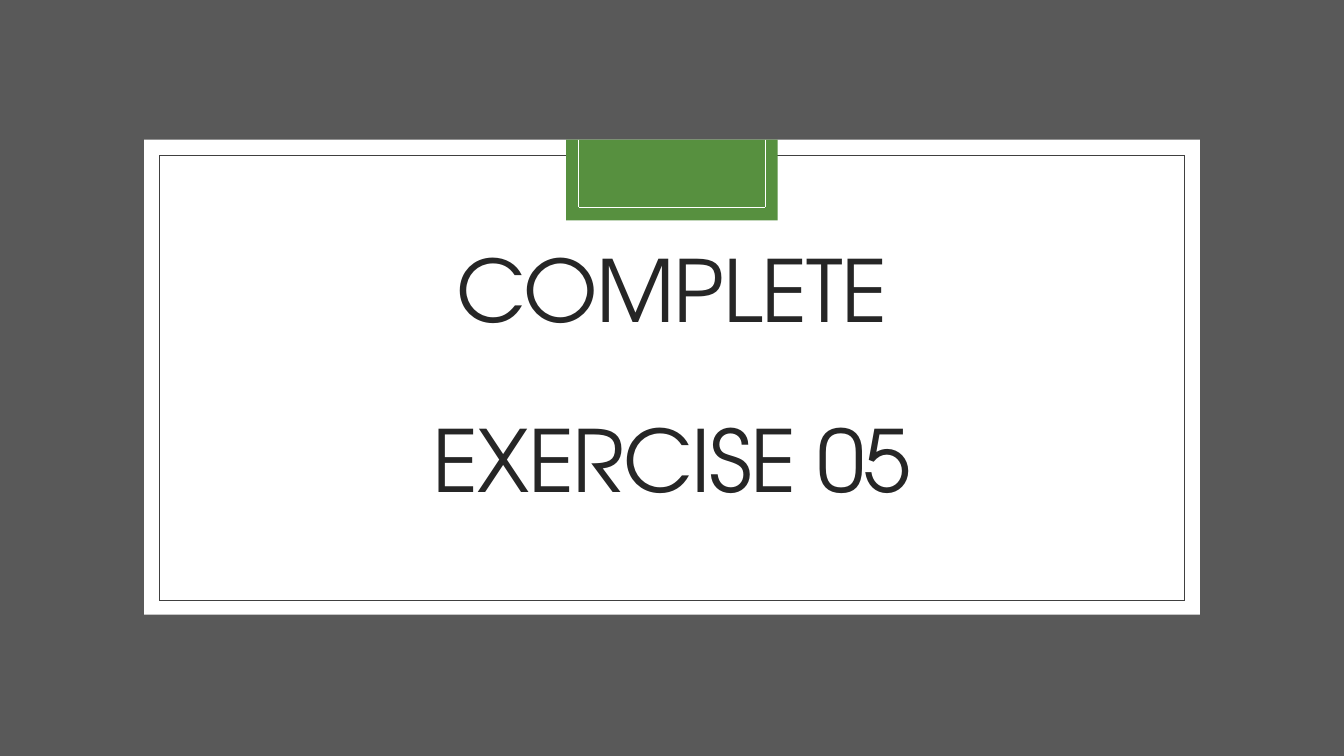
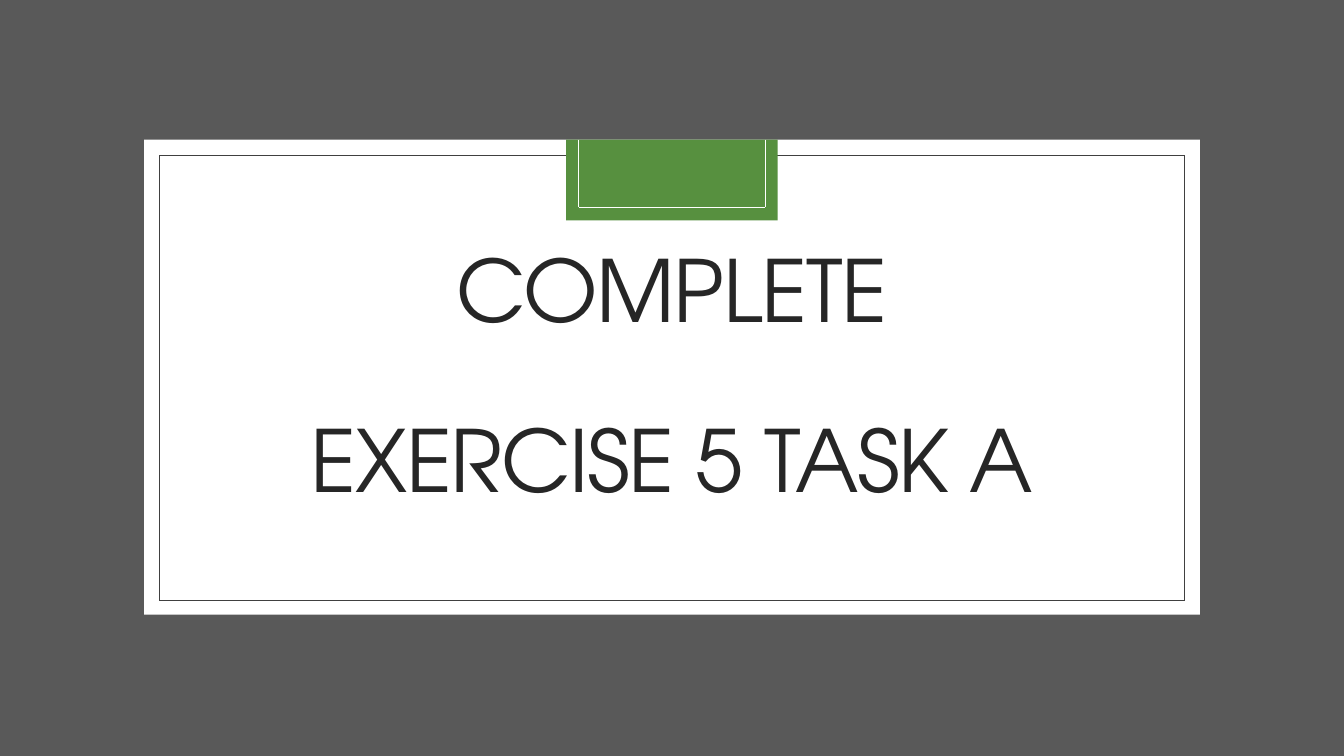
Before and after one commit to FredHutch/R_Package_Validation_Tutorial, a slide deck: slide 8 of Slides/Slides-05-The_Validation_Report/Slides-05-The_Validation_Report.pptx (slide 12 before the commit). Drawn at 1344x756 pixels with LibreOffice and Linux fonts; fonts in the diff are those of the drawing. Boxes give left, top, right and bottom in pixels: in the first picture for what was removed or moved away, otherwise in the second. Text is boxed around its words. In the diff, an @@ line names an element or a change of style, - is before the commit and + after.

```diff
--- a/Slides/Slides-05-The_Validation_Report/Slides-05-The_Validation_Report.pptx
+++ b/Slides/Slides-05-The_Validation_Report/Slides-05-The_Validation_Report.pptx
@@ title at (x1=311, y1=257, x2=1033, y2=493): text changed @@
-COMPLETE
-EXERCISE 05
+COMPLETE
+EXERCISE 5 TASK A
```
Also in this commit, not shown: 1 other slide changed, 13 slides added, 7 slides removed, 9 other files.
